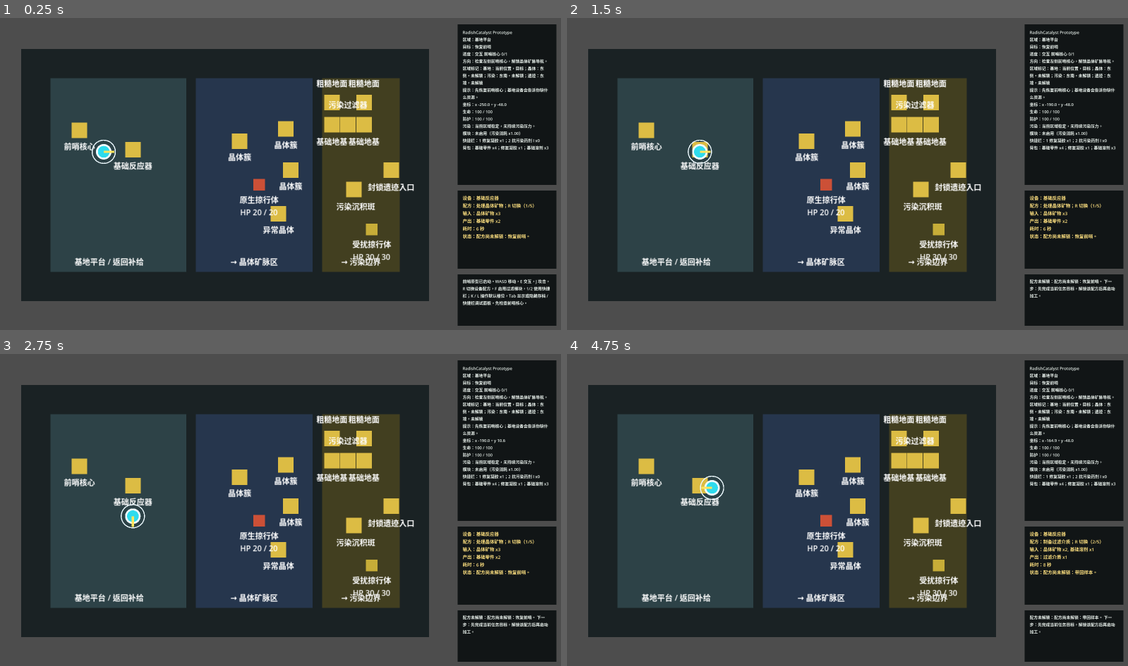
Above: before the commit, frames 1-4 (two rows, left to right).
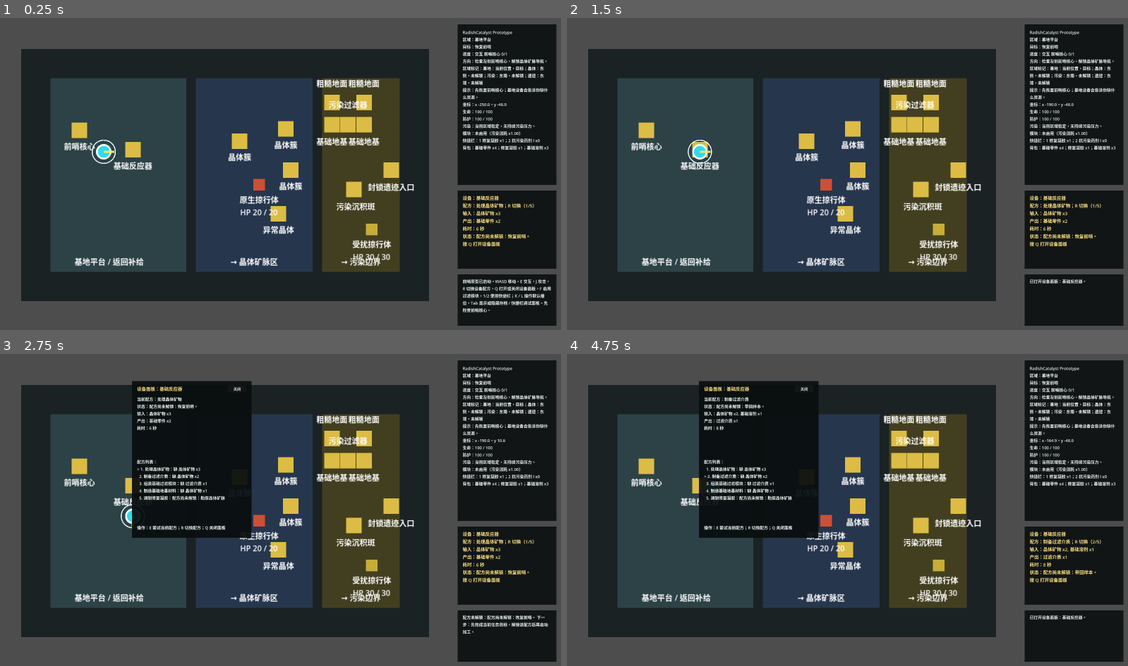
Above: after the commit, the same moments.

Repository: laugh0608/RadishCatalyst
Game: Godot game, scene res://scenes/boot/Boot.tscn
Same seed, same stepped clock (60 frames per second), same inputs: the game is played once before the commit and once after it.
Inputs (mouse positions are in pixels of both pictures, inside the frame that each line leads up to):
- Up to frame 1 (0.25 s): no input
- Up to frame 2 (1.5 s): tap Enter at 0.5 s; hold D (move_right) 0.53-1.25 s; tap E (interact) at 0.6 s; tap Q (toggle_device_panel, bound only after the commit) at 0.8 s; click (802, 52) at 1.25 s, where only the run after the commit has a clickable "关闭"
- Up to frame 3 (2.75 s): tap Space at 2 s; hold S (move_down) from 2.03 s (still down); tap Q (toggle_device_panel, bound only after the commit) at 2.1 s; tap E (interact) at 2.3 s
- Up to frame 4 (4.75 s): release S (move_down) at 2.78 s; hold D (move_right) 2.78-3.53 s; tap J (attack) at 2.85 s; tap Q (toggle_device_panel, bound only after the commit) at 3.05, 4.55 s; hold W (move_up) 3.53-4.28 s; tap R (cycle_recipe) at 3.6 s; tap E (interact) at 3.8, 4.35 s; hold A (move_left) from 4.28 s (still down)

The runs differ from the first frame. In frame 1, 0.5% of the frame differs, in the area x 82-99%, y 71-95%; in frame 2, 0.4%; in frame 3, 8.5%; in frame 4, 8.8%, in the area x 23-98%, y 8-90%.

Commit message:
feat: 增加正式设备面板雏形

Diff:
--- a/client/project.godot
+++ b/client/project.godot
@@ -57,6 +57,11 @@
 "events": [Object(InputEventKey,"resource_local_to_scene":false,"resource_name":"","device":-1,"window_id":0,"alt_press …(190 unchanged characters)…
 ]
 }
+toggle_device_panel={
+"deadzone": 0.5,
+"events": [Object(InputEventKey,"resource_local_to_scene":false,"resource_name":"","device":-1,"window_id":0,"alt_pressed":false,"shift_pressed":false,"ctrl_pressed":false,"meta_pressed":false,"pressed":false,"keycode":81,"physical_keycode":0,"key_label":0,"unicode":0,"location":0,"echo":false,"script":null)
+]
+}
 toggle_module={
 "deadzone": 0.5,
 "events": [Object(InputEventKey,"resource_local_to_scene":false,"resource_name":"","device":-1,"window_id":0,"alt_press …(190 unchanged characters)…
--- a/client/scenes/ui/PrototypeHud.tscn
+++ b/client/scenes/ui/PrototypeHud.tscn
@@ -236,6 +236,58 @@
 label_settings = SubResource("LabelSettings_prompt")
 autowrap_mode = 3
 
+[node name="DevicePanel" type="ColorRect" parent="."]
+visible = false
+offset_left = 588.0
+offset_top = 124.0
+offset_right = 1118.0
+offset_bottom = 820.0
+color = Color(0.0352941, 0.054902, 0.0588235, 0.94)
+clip_contents = true
+
+[node name="DeviceTitleLabel" type="Label" parent="DevicePanel"]
+offset_left = 22.0
+offset_top = 18.0
+offset_right = 398.0
+offset_bottom = 50.0
+text = "设备面板"
+label_settings = SubResource("LabelSettings_prompt")
+autowrap_mode = 3
+
+[node name="DeviceCloseButton" type="Button" parent="DevicePanel"]
+offset_left = 424.0
+offset_top = 18.0
+offset_right = 506.0
+offset_bottom = 50.0
+text = "关闭"
+
+[node name="DeviceStatusLabel" type="Label" parent="DevicePanel"]
+offset_left = 22.0
+offset_top = 66.0
+offset_right = 506.0
+offset_bottom = 330.0
+text = ""
+label_settings = SubResource("LabelSettings_status")
+autowrap_mode = 3
+
+[node name="DeviceRecipeLabel" type="Label" parent="DevicePanel"]
+offset_left = 22.0
+offset_top = 344.0
+offset_right = 506.0
+offset_bottom = 622.0
+text = ""
+label_settings = SubResource("LabelSettings_status")
+autowrap_mode = 3
+
+[node name="DeviceOperationLabel" type="Label" parent="DevicePanel"]
+offset_left = 22.0
+offset_top = 636.0
+offset_right = 506.0
+offset_bottom = 674.0
+text = ""
+label_settings = SubResource("LabelSettings_status")
+autowrap_mode = 3
+
 [node name="LogPanel" type="ColorRect" parent="."]
 anchor_left = 1.0
 anchor_right = 1.0
--- a/client/scripts/actors/player_controller.gd
+++ b/client/scripts/actors/player_controller.gd
@@ -13,6 +13,7 @@
 signal interaction_requested
 signal attack_requested
 signal recipe_cycle_requested
+signal device_panel_toggle_requested
 signal module_toggle_requested
 signal quick_slot_requested(slot_index: int)
 signal save_requested
@@ -48,6 +49,8 @@
 		attack_requested.emit()
 	if Input.is_action_just_pressed("cycle_recipe"):
 		recipe_cycle_requested.emit()
+	if Input.is_action_just_pressed("toggle_device_panel"):
+		device_panel_toggle_requested.emit()
 	if Input.is_action_just_pressed("toggle_module"):
 		module_toggle_requested.emit()
 	if Input.is_action_just_pressed("use_quick_slot_1"):
--- a/client/scripts/checks/vertical_slice_flow_check.gd
+++ b/client/scripts/checks/vertical_slice_flow_check.gd
@@ -37,6 +37,7 @@
 	_check_pollution_status_hints()
 	_check_region_prompt_formatter()
 	_check_failure_feedback_logs()
+	_check_device_panel_formatting()
 
 	_complete_active_quest("quest.restore_outpost", [
 		{"type": "interact", "target_id": "building.outpost_core", "amount": 1}
@@ -457,6 +458,57 @@
 	_expect_failure_feedback(blocked_build, "建造前置不足", "build prerequisite feedback")
 
 	game_root.free()
+
+
+func _check_device_panel_formatting() -> void:
+	var hud := PrototypeHud.new()
+	var processing := ProcessingSystem.new(data_registry)
+	var device_world := WorldState.create_default()
+	var device_character := CharacterState.create_default()
+	var reactor := PrototypeInteractable.new()
+	reactor.definition_id = "building.basic_reactor"
+	reactor.interaction_type = "process_recipe"
+	reactor.recipe_id = "recipe.process_crystal_ore"
+	reactor.set_recipe_cycle([
+		"recipe.process_crystal_ore",
+		"recipe.make_filter_media",
+		"recipe.basic_filter_module",
+		"recipe.foundation_t1",
+		"recipe.repair_gel"
+	])
+	device_world.quest_state.unlock_effect("recipe.process_crystal_ore")
+	device_character.inventory.add_item("item.crystal_ore", 3)
+
+	var texts := hud.format_device_panel_texts(data_registry, processing, reactor, device_character, device_world)
+	_expect_text_contains(String(texts.get("title", "")), "基础反应器", "device panel title")
+	_expect_text_contains(String(texts.get("status", "")), "当前配方：处理晶体矿物", "device panel current recipe")
+	_expect_text_contains(String(texts.get("recipes", "")), "> 1. 处理晶体矿物：可加工", "device panel recipe list")
+	_expect_text_contains(String(texts.get("operations", "")), "E 启动当前配方", "device panel process operation")
+	_expect_text_contains(String(texts.get("operations", "")), "R 切换配方", "device panel cycle operation")
+	_expect_text_contains(String(texts.get("operations", "")), "Q 关闭面板", "device panel close operation")
+
+	var filter := PrototypeInteractable.new()
+	filter.definition_id = "building.pollution_filter"
+	filter.interaction_type = "process_recipe"
+	filter.recipe_id = "recipe.cleanse_residue"
+	filter.set_recipe_cycle(["recipe.cleanse_residue"])
+	var filter_world := WorldState.create_default()
+	var filter_character := CharacterState.create_default()
+	filter_world.quest_state.unlock_effect("recipe.cleanse_residue")
+	filter_world.add_base_structure(
+		"structure.pollution_filter_build_site",
+		"building.pollution_filter",
+		"region.pollution_edge",
+		"map_object_instance.pollution_filter_build_site"
+	)
+	var filter_texts := hud.format_device_panel_texts(data_registry, processing, filter, filter_character, filter_world)
+	_expect_text_contains(String(filter_texts.get("title", "")), "污染过滤器", "filter device panel title")
+	_expect_text_contains(String(filter_texts.get("recipes", "")), "缺 污染沉积物 x2", "filter device panel missing input")
+	_expect_text_contains(String(filter_texts.get("operations", "")), "E 尝试当前配方", "filter device panel blocked operation")
+
+	reactor.free()
+	filter.free()
+	hud.free()
 
 
 func _complete_active_quest(quest_id: String, progress_refs: Array) -> void:
--- a/client/scripts/game/game_root.gd
+++ b/client/scripts/game/game_root.gd
@@ -33,6 +33,7 @@
 	vertical_slice_map.player.interaction_requested.connect(_on_player_interaction_requested)
 	vertical_slice_map.player.attack_requested.connect(_on_player_attack_requested)
 	vertical_slice_map.player.recipe_cycle_requested.connect(_on_player_recipe_cycle_requested)
+	vertical_slice_map.player.device_panel_toggle_requested.connect(_on_player_device_panel_toggle_requested)
 	vertical_slice_map.player.module_toggle_requested.connect(_on_player_module_toggle_requested)
 	vertical_slice_map.player.quick_slot_requested.connect(_on_player_quick_slot_requested)
 	vertical_slice_map.player.save_requested.connect(_on_player_save_requested)
@@ -46,7 +47,7 @@
 	vertical_slice_map.region_changed.connect(_on_region_changed)
 	vertical_slice_map.region_gate_blocked.connect(_on_region_gate_blocked)
 
-	hud.append_log("前哨原型已启动。WASD 移动，E 交互，J 攻击，R 切换设备配方，F 启用过滤模块，1/2 使用快捷栏；K / L 操作默认槽位，Tab 显示或隐藏存档 / 快捷栏调试面板。先检查前哨核心。")
+	hud.append_log("前哨原型已启动。WASD 移动，E 交互，J 攻击，R 切换设备配方，Q 打开或关闭设备面板，F 启用过滤模块，1/2 使用快捷栏；K / L 操作默认槽位，Tab 显示或隐藏存档 / 快捷栏调试面板。先检查前哨核心。")
 	_refresh_save_slot_summaries()
 	_update_hud()
 
@@ -103,6 +104,21 @@
 	_update_hud()
 
 
+func _on_player_device_panel_toggle_requested() -> void:
+	var interactable := vertical_slice_map.current_interactable
+	if hud.is_device_panel_visible():
+		hud.hide_device_panel()
+		return
+	if interactable == null or interactable.interaction_type != "process_recipe":
+		hud.append_log("附近没有可查看的加工设备；靠近基础反应器或污染过滤器后按 Q。")
+		_update_hud()
+		return
+
+	hud.show_device_panel(data_registry, processing_system, interactable, character_state, world_state)
+	hud.append_log("已打开设备面板：%s。" % _get_display_name(interactable.definition_id))
+	_update_hud()
+
+
 func _on_player_module_toggle_requested() -> void:
 	var module_id := "equipment.filter_module_t1"
 	if String(character_state.equipment.get("suit_module", "")) == module_id:
@@ -190,6 +206,7 @@
 		return
 	if interactable.interaction_type == "process_recipe":
 		hud.show_prompt(interaction_prompt_formatter.format_processing_prompt(interactable, character_state, world_state))
+		hud.refresh_device_panel(data_registry, processing_system, interactable, character_state, world_state)
 		return
 	if interactable.interaction_type == "build":
 		hud.show_prompt(interaction_prompt_formatter.format_build_prompt(interactable, character_state, world_state))
@@ -203,6 +220,7 @@
 
 func _on_interaction_cleared(_interactable: PrototypeInteractable) -> void:
 	hud.clear_prompt()
+	hud.hide_device_panel()
 
 
 func _on_region_changed(region_id: String) -> void:
@@ -229,6 +247,13 @@
 
 func _update_hud() -> void:
 	hud.update_status(data_registry, world_state, character_state)
+	hud.refresh_device_panel(
+		data_registry,
+		processing_system,
+		vertical_slice_map.current_interactable,
+		character_state,
+		world_state
+	)
 
 
 func _refresh_save_slot_summaries() -> void:
@@ -312,6 +337,7 @@
 		return
 	if interactable.interaction_type == "process_recipe":
 		hud.show_prompt(interaction_prompt_formatter.format_processing_prompt(interactable, character_state, world_state))
+		hud.refresh_device_panel(data_registry, processing_system, interactable, character_state, world_state)
 	if interactable.interaction_type == "build":
 		hud.show_prompt(interaction_prompt_formatter.format_build_prompt(interactable, character_state, world_state))
 	if interactable.interaction_type == "clear":
--- a/client/scripts/ui/interaction_prompt_formatter.gd
+++ b/client/scripts/ui/interaction_prompt_formatter.gd
@@ -49,6 +49,7 @@
 	if not last_next_step.is_empty():
 		parts.append("下一步：%s" % last_next_step)
 	parts.append("状态：%s" % String(status.get("message", "")))
+	parts.append("按 Q 打开设备面板")
 	if bool(status.get("can_process", false)):
 		parts.append("按 E 启动加工")
 	return "\n".join(parts)
--- a/client/scripts/ui/prototype_hud.gd
+++ b/client/scripts/ui/prototype_hud.gd
@@ -12,9 +12,15 @@
 @onready var save_panel: ColorRect = $SavePanel
 @onready var completion_panel: ColorRect = $CompletionPanel
 @onready var quick_slot_panel: ColorRect = $QuickSlotPanel
+@onready var device_panel: ColorRect = $DevicePanel
 @onready var status_label: Label = $StatusPanel/StatusLabel
 @onready var prompt_label: Label = $PromptPanel/PromptLabel
 @onready var log_label: Label = $LogPanel/LogLabel
+@onready var device_title_label: Label = $DevicePanel/DeviceTitleLabel
+@onready var device_status_label: Label = $DevicePanel/DeviceStatusLabel
+@onready var device_recipe_label: Label = $DevicePanel/DeviceRecipeLabel
+@onready var device_operation_label: Label = $DevicePanel/DeviceOperationLabel
+@onready var device_close_button: Button = $DevicePanel/DeviceCloseButton
 @onready var completion_title_label: Label = $CompletionPanel/CompletionTitleLabel
 @onready var completion_detail_label: Label = $CompletionPanel/CompletionDetailLabel
 @onready var quick_slot_binding_labels: Array[Label] = [
@@ -67,6 +73,7 @@
 	for index in range(quick_slot_binding_buttons.size()):
 		quick_slot_binding_buttons[index].pressed.connect(_on_quick_slot_binding_pressed.bind(index))
 	evacuation_close_button.pressed.connect(_on_evacuation_close_pressed)
+	device_close_button.pressed.connect(hide_device_panel)
 	_set_debug_panels_visible(false)
 
 
@@ -157,6 +164,71 @@
 	supply_feedback_remaining_seconds = SUPPLY_FEEDBACK_SECONDS
 
 
+func show_device_panel(
+	data_registry: DataRegistry,
+	processing_system: ProcessingSystem,
+	interactable: PrototypeInteractable,
+	character_state: CharacterState,
+	world_state: WorldState
+) -> void:
+	if interactable == null or interactable.interaction_type != "process_recipe":
+		hide_device_panel()
+		return
+
+	var texts := format_device_panel_texts(
+		data_registry,
+		processing_system,
+		interactable,
+		character_state,
+		world_state
+	)
+	device_title_label.text = String(texts.get("title", "设备面板"))
+	device_status_label.text = String(texts.get("status", ""))
+	device_recipe_label.text = String(texts.get("recipes", ""))
+	device_operation_label.text = String(texts.get("operations", ""))
+	device_panel.visible = true
+
+
+func refresh_device_panel(
+	data_registry: DataRegistry,
+	processing_system: ProcessingSystem,
+	interactable: PrototypeInteractable,
+	character_state: CharacterState,
+	world_state: WorldState
+) -> void:
+	if not device_panel.visible:
+		return
+	show_device_panel(data_registry, processing_system, interactable, character_state, world_state)
+
+
+func hide_device_panel() -> void:
+	device_panel.visible = false
+
+
+func is_device_panel_visible() -> bool:
+	return device_panel.visible
+
+
+func format_device_panel_texts(
+	data_registry: DataRegistry,
+	processing_system: ProcessingSystem,
+	interactable: PrototypeInteractable,
+	character_state: CharacterState,
+	world_state: WorldState
+) -> Dictionary:
+	if interactable == null or interactable.interaction_type != "process_recipe":
+		return {}
+
+	var current_recipe_id := interactable.get_current_recipe_id()
+	var status := processing_system.get_recipe_status(current_recipe_id, character_state, world_state)
+	return {
+		"title": "设备面板：%s" % _get_display_name(data_registry, interactable.definition_id),
+		"status": _format_device_status(data_registry, current_recipe_id, status),
+		"recipes": _format_device_recipe_list(data_registry, processing_system, interactable, character_state, world_state),
+		"operations": _format_device_operations(interactable, status)
+	}
+
+
 func update_save_slot_summaries(summaries: Array[Dictionary]) -> void:
 	for index in range(save_slot_labels.size()):
 		if index >= summaries.size():
@@ -194,6 +266,83 @@
 
 func _on_evacuation_close_pressed() -> void:
 	evacuation_panel.visible = false
+
+
+func _format_device_status(data_registry: DataRegistry, recipe_id: String, status: Dictionary) -> String:
+	var parts: Array[String] = [
+		"当前配方：%s" % _get_display_name(data_registry, recipe_id),
+		"状态：%s" % String(status.get("message", "")),
+		"输入：%s" % String(status.get("inputs", "无")),
+		"产出：%s" % String(status.get("outputs", "无"))
+	]
+	var byproducts := String(status.get("byproducts", ""))
+	if not byproducts.is_empty():
+		parts.append("副产：%s" % byproducts)
+	parts.append("耗时：%s 秒" % String(status.get("duration", "0")))
+	var progress := String(status.get("progress", ""))
+	if not progress.is_empty():
+		parts.append("进度：%s" % progress)
+	var last_completion := String(status.get("last_completion", ""))
+	if not last_completion.is_empty():
+		parts.append(last_completion)
+	var last_destination := String(status.get("last_destination", ""))
+	if not last_destination.is_empty():
+		parts.append("入库：%s" % last_destination)
+	var last_next_step := String(status.get("last_next_step", ""))
+	if not last_next_step.is_empty():
+		parts.append("下一步：%s" % last_next_step)
+	return "\n".join(parts)
+
+
+func _format_device_recipe_list(
+	data_registry: DataRegistry,
+	processing_system: ProcessingSystem,
+	interactable: PrototypeInteractable,
+	character_state: CharacterState,
+	world_state: WorldState
+) -> String:
+	var recipe_ids := interactable.recipe_ids.duplicate()
+	if recipe_ids.is_empty() and not interactable.recipe_id.is_empty():
+		recipe_ids.append(interactable.recipe_id)
+	if recipe_ids.is_empty():
+		return "配方列表：无"
+
+	var rows: Array[String] = ["配方列表："]
+	var current_recipe_id := interactable.get_current_recipe_id()
+	for recipe_index in range(recipe_ids.size()):
+		var recipe_id := String(recipe_ids[recipe_index])
+		var status := processing_system.get_recipe_status(recipe_id, character_state, world_state)
+		var marker := "  "
+		if recipe_id == current_recipe_id:
+			marker = "> "
+		rows.append("%s%d. %s：%s" % [
+			marker,
+			recipe_index + 1,
+			_get_display_name(data_registry, recipe_id),
+			_format_device_recipe_state(status)
+		])
+	return "\n".join(rows)
+
+
+func _format_device_recipe_state(status: Dictionary) -> String:
+	if bool(status.get("can_process", false)):
+		return "可加工"
+	var missing_inputs: Array = status.get("missing_inputs", [])
+	if not missing_inputs.is_empty():
+		return "缺 %s" % "，".join(missing_inputs)
+	return String(status.get("message", "不可加工")).trim_suffix("。")
+
+
+func _format_device_operations(interactable: PrototypeInteractable, status: Dictionary) -> String:
+	var operations: Array[String] = []
+	if bool(status.get("can_process", false)):
+		operations.append("E 启动当前配方")
+	else:
+		operations.append("E 尝试当前配方")
+	if interactable.get_recipe_count() > 1:
+		operations.append("R 切换配方")
+	operations.append("Q 关闭面板")
+	return "操作：%s" % "；".join(operations)
 
 
 func _set_debug_panels_visible(is_visible: bool) -> void:
Not shown, changed: docs/devlogs/2026-W19.md
Not shown, changed: docs/planning/current.md
Not shown, changed: docs/planning/vertical-slice.md
